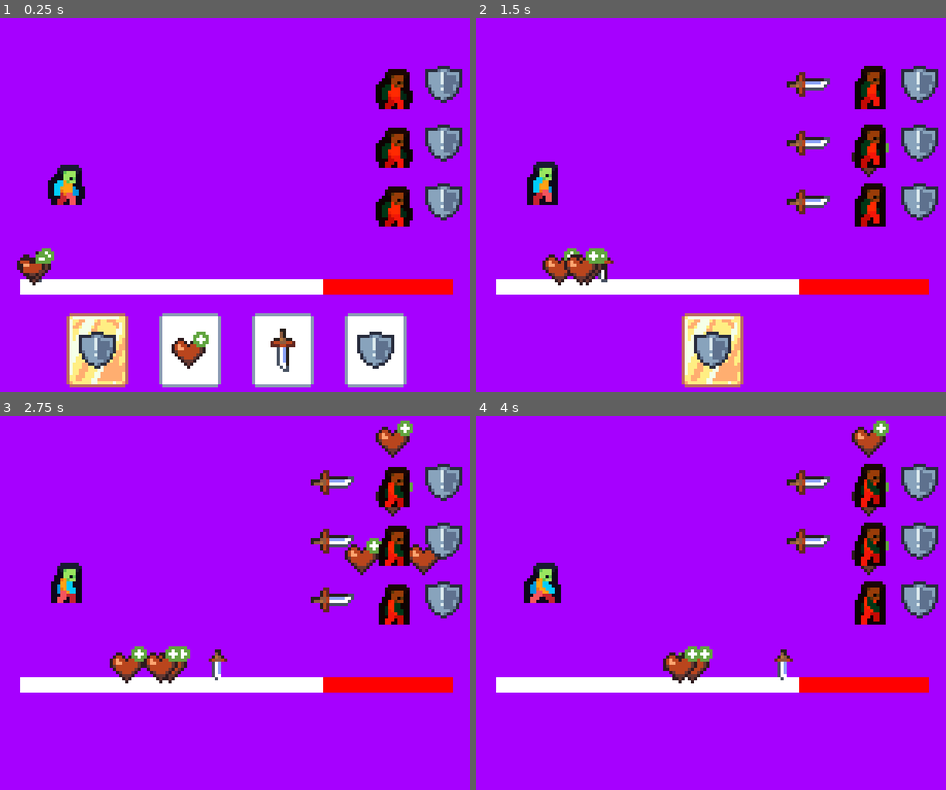
Above: before the commit, frames 1-4 (two rows, left to right).
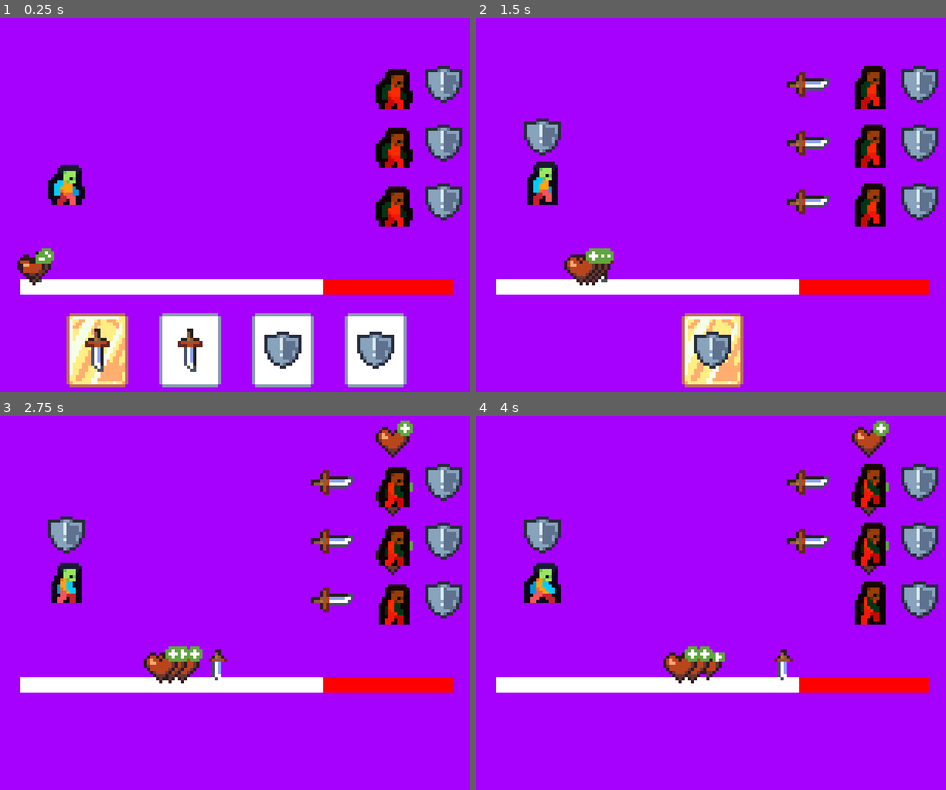
Above: after the commit, the same moments.

Repository: JohnathanRH/GBJAM
Game: Godot game, scene res://screens/main_game.tscn
The game is run twice, just before and just after one commit, with the same random seed, the same clock (stepped at 60 frames per second) and the same inputs.
Inputs:
- Up to frame 1 (0.25 s): no input
- Up to frame 2 (1.5 s): tap Enter (A) at 0.5, 1.35 s; hold D (pad_right) 0.53-1.28 s; hold Enter (A) 0.53-1.28 s; hold S (pad_down) from 1.28 s (still down)
- Up to frame 3 (2.75 s): release S (pad_down) at 2.03 s; hold D (pad_right) from 2.03 s (still down); hold Enter (A) from 2.03 s (still down)
- Up to frame 4 (4 s): release D (pad_right) at 2.78 s; release Enter (A) at 2.78 s; hold W (pad_up) 2.78-3.53 s; tap Enter (A) at 2.85 s; hold A (pad_left) from 3.53 s (still down); hold Enter (A) from 3.53 s (still down)

The runs differ from the first frame. In frame 1, 1.8% of the frame differs, in the area x 16-65%, y 83-95%; in frame 2, 1.2%; in frame 3, 2.1%, in the area x 10-94%, y 26-72%; in frame 4, 0.8%.

Commit message:
Warning shot

Diff:
--- a/wild-west/entities/player/bullet_pick_control.gd
+++ b/wild-west/entities/player/bullet_pick_control.gd
@@ -31,7 +31,8 @@
 				bullet.manual_fire(player)
 			else:
 				for enemy in player.selected_targets:
-					bullet.manual_fire(enemy)
+					if is_instance_valid(enemy):
+						bullet.manual_fire(enemy)
 
 			container.discard_bullet(container.selected_button.bullet)
 			container.remove_child(container.selected_button)
--- a/wild-west/entities/player/default.tres
+++ b/wild-west/entities/player/default.tres
@@ -5,11 +5,13 @@
 [ext_resource type="PackedScene" uid="uid://cvnt4mur5gvc2" path="res://props/bullets/piercing_round/piercing_regular.tscn" id="3_dep3k"]
 [ext_resource type="PackedScene" uid="uid://86qyn4h1rpk5" path="res://props/bullets/buckshot/buckshot_regular.tscn" id="4_4rtdq"]
 [ext_resource type="Texture2D" uid="uid://c4nquys7l0ukl" path="res://assets/TESTONLY/symbol_slash.png" id="4_c11tb"]
+[ext_resource type="PackedScene" uid="uid://c0id0ggnlo1jc" path="res://props/bullets/sawed_off/sawed_off_regular.tscn" id="5_haitf"]
 [ext_resource type="Script" uid="uid://ccpfjmgwt8haq" path="res://common/resources/player_resource.gd" id="5_pss8w"]
+[ext_resource type="PackedScene" uid="uid://bg7u8bfxkobu8" path="res://props/bullets/warning_shot/warning_shot_regular.tscn" id="6_c11tb"]
 
 [resource]
 script = ExtResource("5_pss8w")
-bullets = Array[PackedScene]([ExtResource("1_f25xh"), ExtResource("2_g2swm"), ExtResource("3_dep3k"), ExtResource("4_4rtdq")])
+bullets = Array[PackedScene]([ExtResource("1_f25xh"), ExtResource("2_g2swm"), ExtResource("3_dep3k"), ExtResource("4_4rtdq"), ExtResource("5_haitf"), ExtResource("6_c11tb")])
 gauge_duration = 6.0
 safe_segment = 0.7
 gauge_icon = ExtResource("4_c11tb")
--- a/wild-west/entities/player/enemy_pick_control.gd
+++ b/wild-west/entities/player/enemy_pick_control.gd
@@ -37,10 +37,6 @@
 		else:
 			var chooser
 			chooser = pointer + i
-			#if i % 2 == 0:
-				#chooser = pointer + i
-			#else:
-				#chooser = pointer - i
 			if chooser < 0 or chooser >= enemies.size():
 				continue
 			else:
--- a/wild-west/props/bullet_container/bullets_container.gd
+++ b/wild-west/props/bullet_container/bullets_container.gd
@@ -25,6 +25,10 @@
 	return selected_button.bullet
 
 func draw_hand() -> void:
+	#if total_redraw:
+		#for child in get_children():
+			#discard_bullet(child.bullet)
+			#remove_child(child)
 	var amount = hand_count - get_child_count()
 	if draw_pile.size() <= hand_count:
 		draw_pile.append_array(discard_pile)
--- /dev/null
+++ b/wild-west/props/bullets/sawed_off/sawed_off_bullet.gd
@@ -0,0 +1,12 @@
+extends Bullet
+class_name SawedOffBullet
+
+@export var damage: float
+
+func fire(at: Entity) -> void:
+	if at.vulnerable:
+		damage += 1
+	at.receive_damage(damage)
+
+func manual_fire(at: Entity) -> void:
+	player.bullet_container.draw_hand()
--- /dev/null
+++ b/wild-west/props/bullets/sawed_off/sawed_off_regular.tscn
@@ -0,0 +1,9 @@
+[gd_scene format=3 uid="uid://c0id0ggnlo1jc"]
+
+[ext_resource type="Script" uid="uid://7vypunpn8rsw" path="res://props/bullets/sawed_off/sawed_off_bullet.gd" id="1_n4uis"]
+
+[node name="SawedOffRegular" type="Node" unique_id=860092336]
+script = ExtResource("1_n4uis")
+damage = 1.0
+target_amount = 3
+metadata/_custom_type_script = "uid://7vypunpn8rsw"
--- /dev/null
+++ b/wild-west/props/bullets/warning_shot/warning_shot_bullet.gd
@@ -0,0 +1,16 @@
+extends Bullet
+class_name WarningShotBulet
+
+@export var damage: float = 1
+@export var shielded_duration: float = 3.0
+var shielded_status = preload("res://props/status_effects/shielded/shielded_status_regular.tscn")
+
+func fire(at: Entity) -> void:
+	if at.vulnerable:
+		at.reset_gauge()
+	at.receive_damage(damage)
+
+func manual_fire(at: Entity) -> void:
+	var shielded: ShieldedStatus = shielded_status.instantiate()
+	shielded.add_duration(shielded_duration)
+	player.receive_status(shielded)
--- /dev/null
+++ b/wild-west/props/bullets/warning_shot/warning_shot_regular.tscn
@@ -0,0 +1,11 @@
+[gd_scene format=3 uid="uid://bg7u8bfxkobu8"]
+
+[ext_resource type="Script" uid="uid://bc2gsu0pr3s4n" path="res://props/bullets/warning_shot/warning_shot_bullet.gd" id="1_a63qe"]
+[ext_resource type="Texture2D" uid="uid://c4nquys7l0ukl" path="res://assets/TESTONLY/symbol_slash.png" id="2_yuhtw"]
+
+[node name="WarningShotRegular" type="Node" unique_id=483457939]
+script = ExtResource("1_a63qe")
+icon = ExtResource("2_yuhtw")
+target_amount = 3
+manual_target_self = true
+metadata/_custom_type_script = "uid://bc2gsu0pr3s4n"
Not shown, added: wild-west/props/bullets/sawed_off/sawed_off_bullet.gd.uid
Not shown, added: wild-west/props/bullets/warning_shot/warning_shot_bullet.gd.uid
